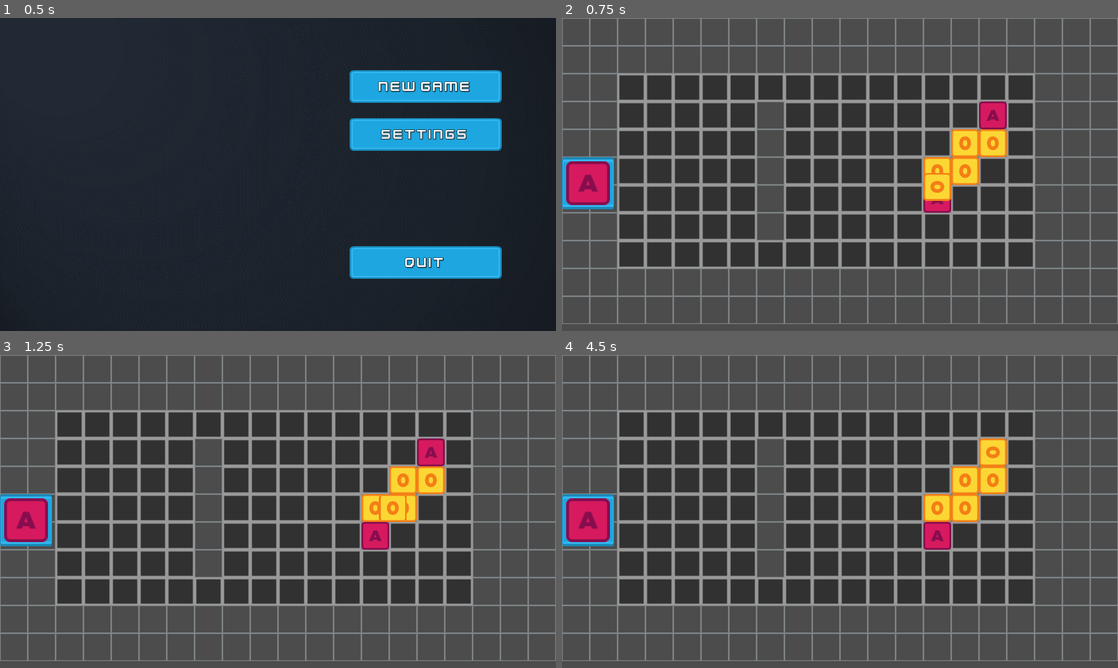
Above: before the commit, frames 1-4 (two rows, left to right).
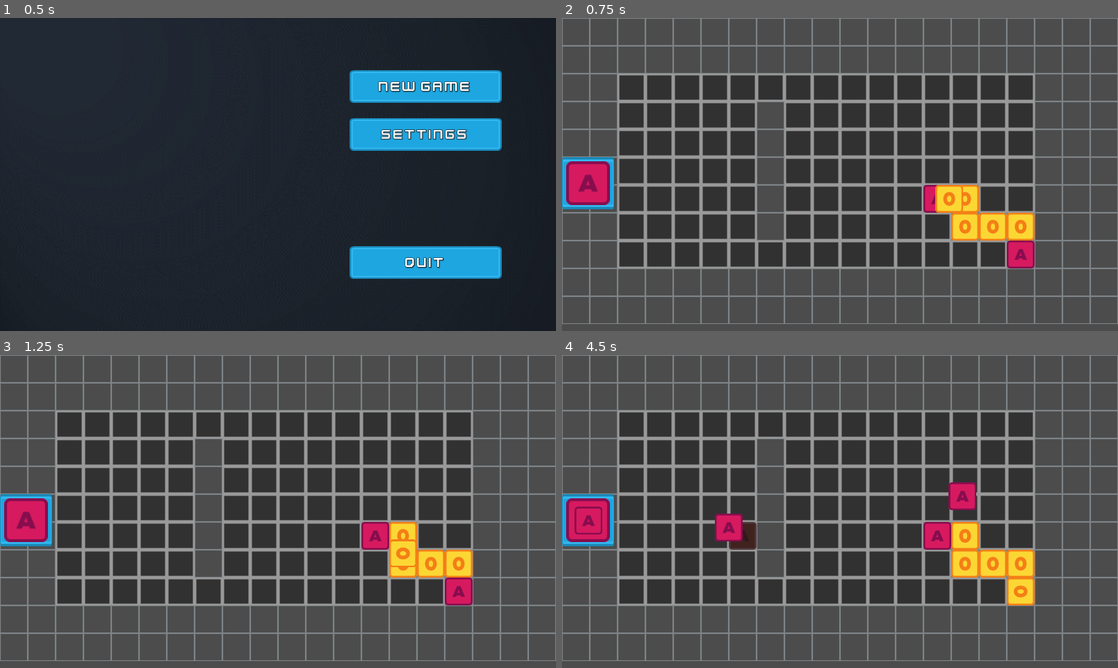
Above: after the commit, the same moments.

Repository: Millenium47/TowerDefense
Game: Godot game, scene res://SceneHandler.tscn
Two runs of this game, one before a commit and one after it. Both use one fixed random seed, a clock stepped at 60 frames per second and the inputs below.
Inputs (mouse positions are in pixels of both pictures, inside the frame that each line leads up to):
- Up to frame 1 (0.5 s): no input
- Up to frame 2 (0.75 s): click "New Game" at 0.5 s
- Up to frame 3 (1.25 s): no input
- Up to frame 4 (4.5 s): click (589, 520) at 1.25 s; click (589, 520) at 2 s; click (589, 520) at 2.75 s; tap Enter at 3.5 s; move the mouse to (962, 495) at 3.52 s; tap Space at 4.25 s; move the mouse to (728, 527) at 4.27 s

Frame 1 is identical in both runs. In frame 2, 4.7% of the frame differs, in the area x 65-85%, y 26-80%; in frame 3, 4.4%; in frame 4, 5.2%, in the area x 2-85%, y 26-80%.

Commit message:
Added tower build preview

Diff:
--- a/Gameboard.gd
+++ b/Gameboard.gd
@@ -8,21 +8,17 @@
 
 var enemy = preload("res://objects/Enemy.tscn")
 
-var _current_cell := Vector2.ZERO
-var _start_cell := Vector2.ZERO
-var _end_cell := Vector2.ZERO
+var cells setget set_cells, get_cells
+
 var walking_path
 var enemy_curve
-
-var start_placed = false
-var end_placed = false
 
 
 func _ready():
 	randomize()
-	var cells = _tilemap.get_used_cells_by_id(1)
+	set_cells(1)#_tilemap.get_used_cells_by_id(1)
 	var random_start = cells[randi() % cells.size()]
-	var random_end = cells[randi() % cells.size()]
+	var random_end = Vector2(16,8) #test data
 
 	walking_path = _astar_grid.get_astar_path(cells, random_start, random_end)
 	for cell in walking_path:
@@ -46,3 +42,9 @@
 
 func _spawn_enemies():
 	_enemy_path.add_child(enemy.instance(), true)
+
+func get_cells():
+	return cells
+
+func set_cells(_id):
+	cells = _tilemap.get_used_cells_by_id(_id)
--- /dev/null
+++ b/UI/GameScene.gd
@@ -0,0 +1,41 @@
+extends Node2D
+
+onready var UI := $UI
+onready var gameboard := $Gameboard
+onready var grid := $Gameboard/Grid
+
+var map_node
+
+var build_mode = false
+var build_valid = false
+var build_location
+var build_type
+
+func _process(delta):
+	if build_mode:
+		update_tower_preview()
+
+func _ready():
+	for i in get_tree().get_nodes_in_group("build_buttons"):
+		i.connect("pressed", self, "initiate_build_mode", [i.get_name()])
+
+func initiate_build_mode(building_type):
+	build_type = building_type
+	build_mode = true
+	UI.set_building_preview(build_type, get_global_mouse_position())
+
+func update_tower_preview():
+	var mouse_position = get_global_mouse_position()
+	var current_cell = grid.world_to_map(mouse_position) #(15,2)
+	#grid.map_to_world(current_cell) (128,128)
+
+	if current_cell in gameboard.get_cells():
+		UI.update_building_preview(gameboard.calculate_map_position(current_cell), "ad54ff3c")
+		build_valid = true
+		build_location = current_cell
+	else:
+		UI.update_building_preview(gameboard.calculate_map_position(current_cell), "adff4545")
+		build_valid = false
+
+func cancel_build_mode():
+	pass
--- a/UI/GameScene.tscn
+++ b/UI/GameScene.tscn
@@ -1,14 +1,18 @@
-[gd_scene load_steps=4 format=2]
+[gd_scene load_steps=6 format=2]
 
 [ext_resource path="res://Gameboard.tscn" type="PackedScene" id=1]
 [ext_resource path="res://assets/images/actor.png" type="Texture" id=2]
 [ext_resource path="res://assets/images/UI/buttons/blue_button03.png" type="Texture" id=3]
+[ext_resource path="res://UI/GameScene.gd" type="Script" id=4]
+[ext_resource path="res://UI/UI.gd" type="Script" id=5]
 
 [node name="GameScene" type="Node2D"]
+script = ExtResource( 4 )
 
 [node name="Gameboard" parent="." instance=ExtResource( 1 )]
 
 [node name="UI" type="CanvasLayer" parent="."]
+script = ExtResource( 5 )
 
 [node name="HUD" type="Control" parent="UI"]
 anchor_right = 1.0
--- /dev/null
+++ b/UI/UI.gd
@@ -0,0 +1,20 @@
+extends CanvasLayer
+
+var building
+
+func set_building_preview(building_type, mouse_position):
+	#building = load("res://objects/buildings/" + building_type + ".tscn")
+	building = load("res://objects/buildings/ArrowTower.tscn").instance()
+	building.set_name("DragBuilding")
+
+	var control = Control.new()
+	control.add_child(building, true)
+	control.rect_position = mouse_position
+	control.set_name("BuildingPreview")
+	add_child(control, true)
+	move_child(get_node("BuildingPreview"),0)
+
+func update_building_preview(new_position, color):
+	get_node("BuildingPreview").rect_position = new_position
+	if get_node("BuildingPreview/DragBuilding").modulate != Color(color):
+		get_node("BuildingPreview/DragBuilding").modulate = Color(color)
--- a/objects/ArrowTower.tscn
+++ b/objects/buildings/ArrowTower.tscn
@@ -1,7 +1,7 @@
 [gd_scene load_steps=3 format=2]
 
 [ext_resource path="res://assets/images/actor.png" type="Texture" id=1]
-[ext_resource path="res://objects/ArrowTower.gd" type="Script" id=2]
+[ext_resource path="res://objects/buildings/ArrowTower.gd" type="Script" id=2]
 
 [node name="ArrowTower" type="Node2D"]
 script = ExtResource( 2 )
--- a/project.godot
+++ b/project.godot
@@ -34,9 +34,20 @@
 
 [input]
 
-placed={
+ui_accept={
 "deadzone": 0.5,
-"events": [ Object(InputEventMouseButton,"resource_local_to_scene":false,"resource_name":"","device":0,"alt":false,"shift":false,"control":false,"meta":false,"command":false,"button_mask":0,"position":Vector2( 0, 0 ),"global_position":Vector2( 0, 0 ),"factor":1.0,"button_index":1,"pressed":false,"doubleclick":false,"script":null)
+"events": [ Object(InputEventKey,"resource_local_to_scene":false,"resource_name":"","device":0,"alt":false,"shift":false,"control":false,"meta":false,"command":false,"pressed":false,"scancode":16777221,"physical_scancode":0,"unicode":0,"echo":false,"script":null)
+, Object(InputEventKey,"resource_local_to_scene":false,"resource_name":"","device":0,"alt":false,"shift":false,"control":false,"meta":false,"command":false,"pressed":false,"scancode":16777222,"physical_scancode":0,"unicode":0,"echo":false,"script":null)
+, Object(InputEventKey,"resource_local_to_scene":false,"resource_name":"","device":0,"alt":false,"shift":false,"control":false,"meta":false,"command":false,"pressed":false,"scancode":32,"physical_scancode":0,"unicode":0,"echo":false,"script":null)
+, Object(InputEventJoypadButton,"resource_local_to_scene":false,"resource_name":"","device":0,"button_index":0,"pressure":0.0,"pressed":false,"script":null)
+, Object(InputEventMouseButton,"resource_local_to_scene":false,"resource_name":"","device":0,"alt":false,"shift":false,"control":false,"meta":false,"command":false,"button_mask":0,"position":Vector2( 0, 0 ),"global_position":Vector2( 0, 0 ),"factor":1.0,"button_index":1,"pressed":false,"doubleclick":false,"script":null)
+ ]
+}
+ui_cancel={
+"deadzone": 0.5,
+"events": [ Object(InputEventKey,"resource_local_to_scene":false,"resource_name":"","device":0,"alt":false,"shift":false,"control":false,"meta":false,"command":false,"pressed":false,"scancode":16777217,"physical_scancode":0,"unicode":0,"echo":false,"script":null)
+, Object(InputEventJoypadButton,"resource_local_to_scene":false,"resource_name":"","device":0,"button_index":1,"pressure":0.0,"pressed":false,"script":null)
+, Object(InputEventMouseButton,"resource_local_to_scene":false,"resource_name":"","device":0,"alt":false,"shift":false,"control":false,"meta":false,"command":false,"button_mask":0,"position":Vector2( 0, 0 ),"global_position":Vector2( 0, 0 ),"factor":1.0,"button_index":2,"pressed":false,"doubleclick":false,"script":null)
  ]
 }
 
Renamed: objects/ArrowTower.gd -> objects/buildings/ArrowTower.gd
